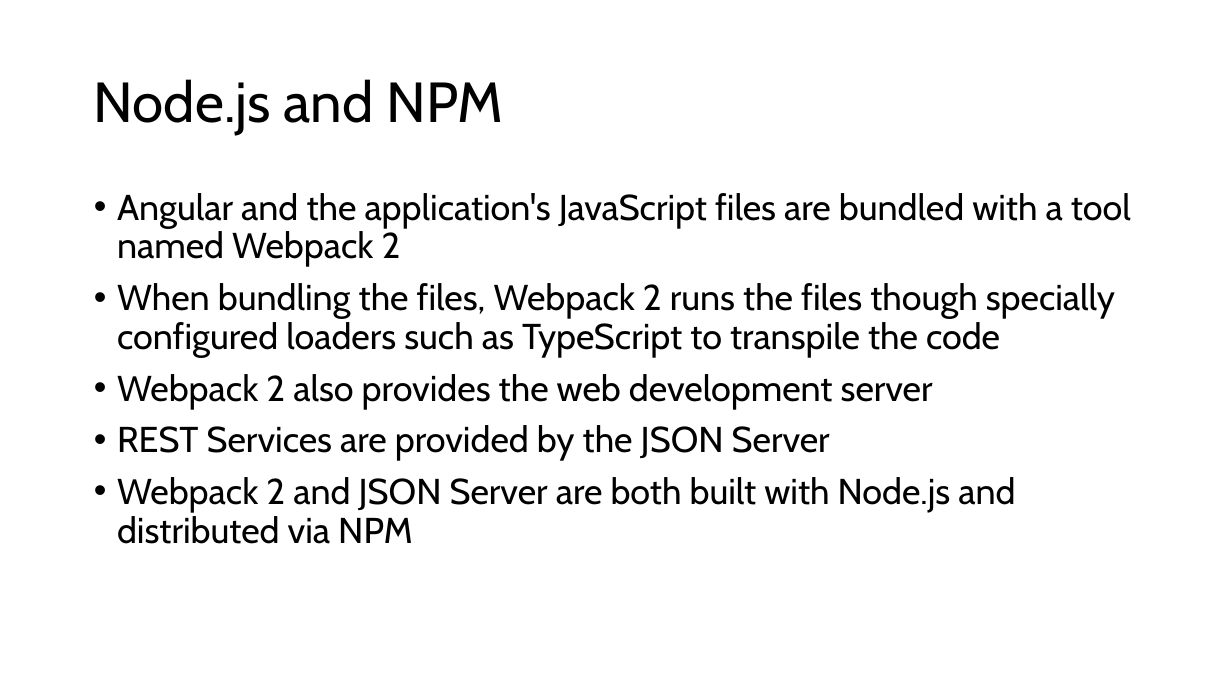
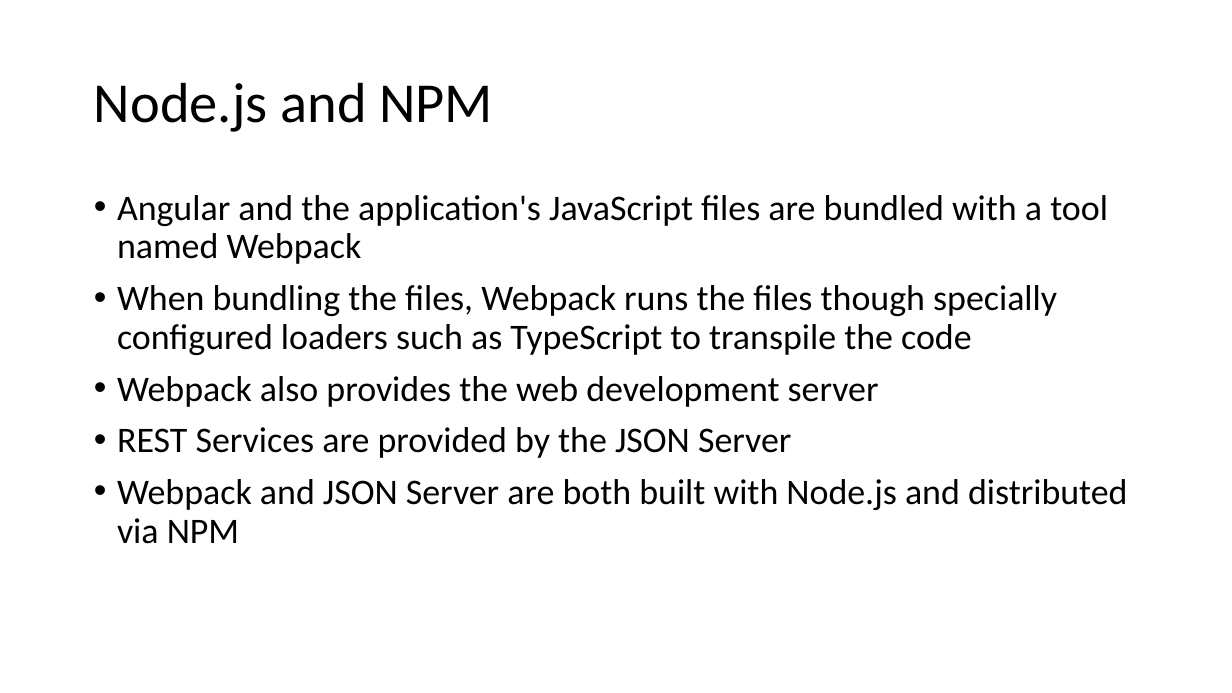
Before and after one commit to DevScope/HandsOn-Angular, a slide deck: slide 11 of Session 1 - Introduction and Slides/Introduction to Angular.pptx (slide 9 before the commit). Drawn at 1232x693 pixels with LibreOffice and Linux fonts; fonts in the diff are those of the drawing. Boxes give left, top, right and bottom in pixels: in the first picture for what was removed or moved away, otherwise in the second. Text is boxed around its words. In the diff, an @@ line names an element or a change of style, - is before the commit and + after.

```diff
--- a/Session 1 - Introduction and Slides/Introduction to Angular.pptx
+++ b/Session 1 - Introduction and Slides/Introduction to Angular.pptx
@@ title "Node.js and NPM" at (94, 82, 493, 132): font Cabin to Calibri @@
@@ text at (117, 195, 1108, 407): text changed; font Cabin to Calibri @@
-• Angular and the application's JavaScript files are bundled with a tool named Webpack 2
-• When bundling the files, Webpack 2 runs the files though specially configured loaders such as TypeScript to transpile the code
-• Webpack 2 also provides the web development server
+• Angular and the application's JavaScript files are bundled with a tool named Webpack
+• When bundling the files, Webpack runs the files though specially configured loaders such as TypeScript to transpile the code
+• Webpack also provides the web development server
@@ text at (117, 427, 791, 458): font Cabin to Calibri in "REST Services are provided by the JSON ..." @@
@@ text at (117, 479, 1128, 544): text changed; font Cabin to Calibri @@
-• Webpack 2 and JSON Server are both built with Node.js and distributed via NPM
+• Webpack and JSON Server are both built with Node.js and distributed via NPM
```
Also in this commit, not shown: 21 other slides changed, 8 slides added, 3 slides removed, 2 other files.
